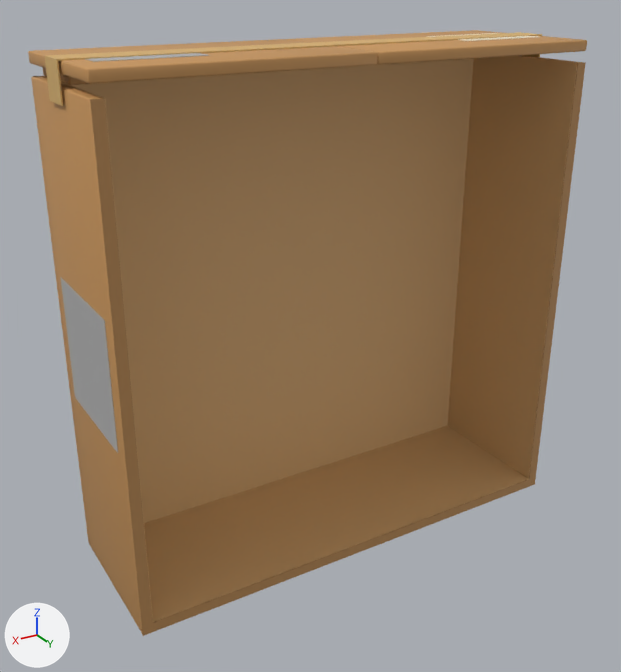
Two versions of the FBX model Assets/Resources/Models/box_4x4.fbx, one commit apart.
Camera for both pictures: a camera (50 mm lens) standing at (0.92, 1.461, 0.682) and looking at (0.045, 0.003, -0.047). Every picture has the same lights, and +X, +Y and +Z are marked at lower left. The picture after the commit comes second. Where no turn or scale is listed for an object, it has been applied to the vertices.

Names of what the first picture shows: 'FlapL', 'FlapR', 'Tape', 'box_4x4' and 1 more.
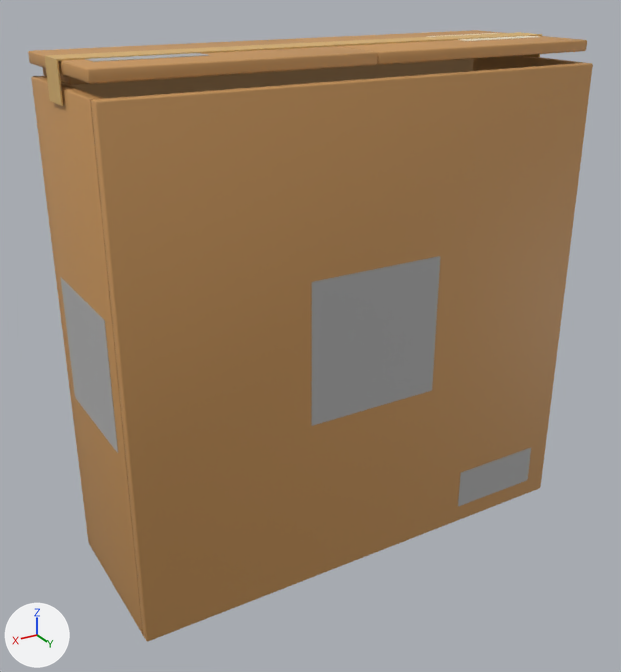
Pixel boxes [x1, y1, x2, y2] of what changed, in the pictures (621 x 672 px):
'Front', added: after [91, 63, 593, 642]
    faces in mat_tex_kraft (orange #c8955a): [91, 63, 593, 642]
    faces in mat_decal_logo (grey #b0b0b0): [311, 256, 440, 426]
    faces in mat_decal_fragile (grey #b0b0b0): [458, 448, 531, 506]
'box_4x4', unchanged, covered by the edit: before [31, 55, 586, 636]; after [31, 55, 586, 634]

The change in detail:
Mesh me_front is new.
It has 72 vertices, 66 faces and spans x -0.522..0.522, y 0.16..0.183, z -0.522..0.5.
Faces by material slot: [54, 6, 6].
It uses material mat_tex_kraft (orange #c8955a).
It uses material mat_decal_logo (grey #b0b0b0).
It uses material mat_decal_fragile (grey #b0b0b0).
Object 'Front' (ob_front) is new; it shows me_front.
Its location is (0.0, 0.0, 0.0).
